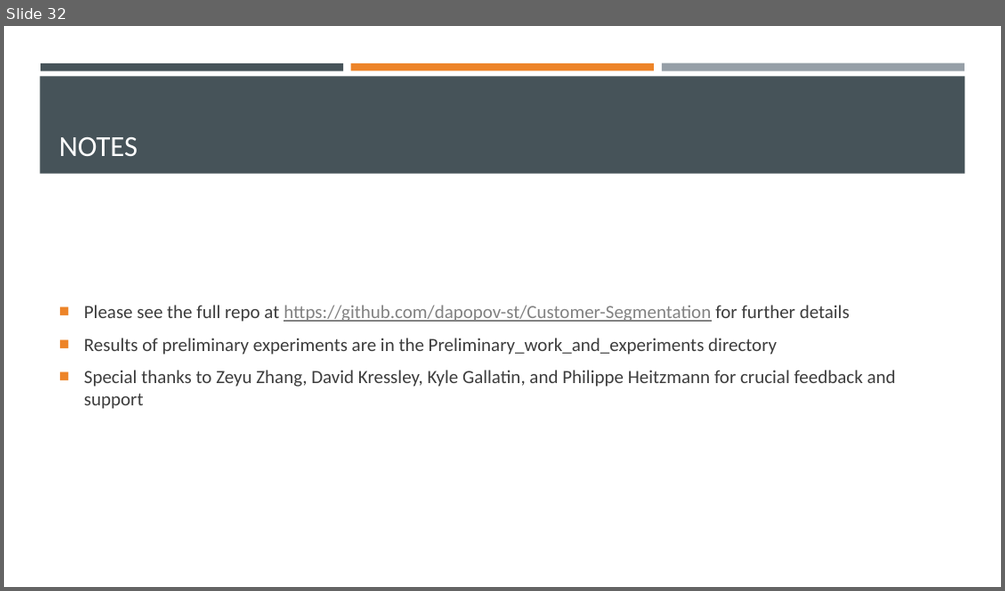
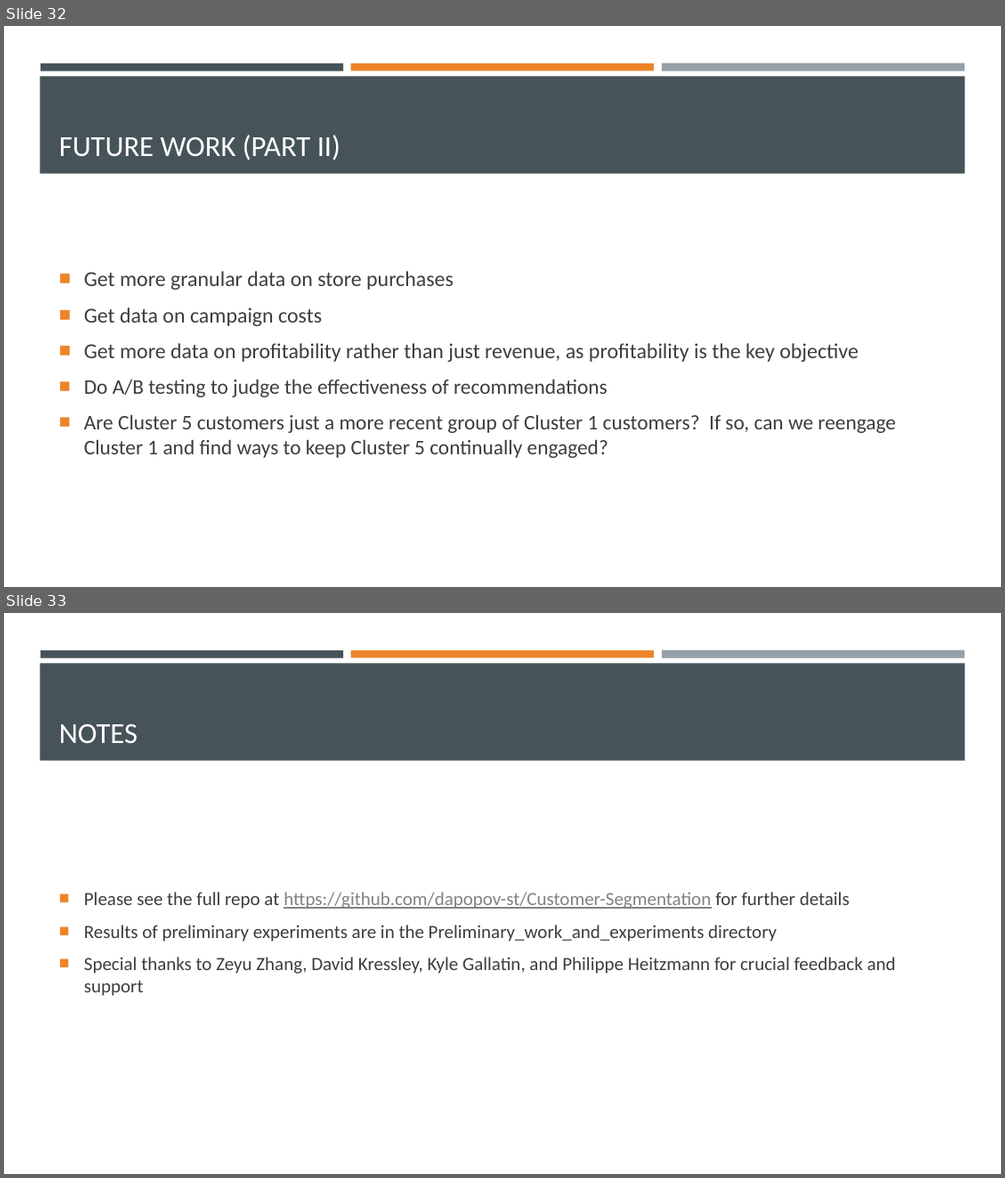
Before and after one commit to dapopov-st/store-customer-segmentation, a slide deck: Customer-Segmentation-Presentation.pptx. Shown one above the other, each under a label of ours: slide 32 before the commit, slides 32 and 33 after it. The pictures are 1005x591 and 1005x1178 pixels, drawn with LibreOffice and Linux fonts; fonts in the diff are those of the drawing. Boxes give left, top, right and bottom in pixels: in the first picture for what was removed or moved away, otherwise in the second. Text is boxed around its words. In the diff, an @@ line names an element or a change of style, - is before the commit and + after.

```diff
--- a/Customer-Segmentation-Presentation.pptx
+++ b/Customer-Segmentation-Presentation.pptx
@@ slide 32 added at bbox=[4, 26, 1001, 587], background #FFFFFF; not listed: 4 template elements that a slide beside it also shows @@
@@ title added at bbox=[59, 135, 340, 160], 28 pt, text #FFFFFF @@
+FUTURE WORK (PART II)
@@ text added at bbox=[84, 271, 896, 458], 20 pt, text #3D3D3D @@
+■ Get more granular data on store purchases
+■ Get data on campaign costs
+■ Get more data on profitability rather than just revenue, as profitability is the key objective
+■ Do A/B testing to judge the effectiveness of recommendations
+■ Are Cluster 5 customers just a more recent group of Cluster 1 customers? If so, can we reengage Cluster 1 and find ways to keep Cluster 5 continually engaged?
@@ what was slide 32 is now slide 33 @@
```
Also in this commit, not shown: 2 slides changed, 1 other file.
